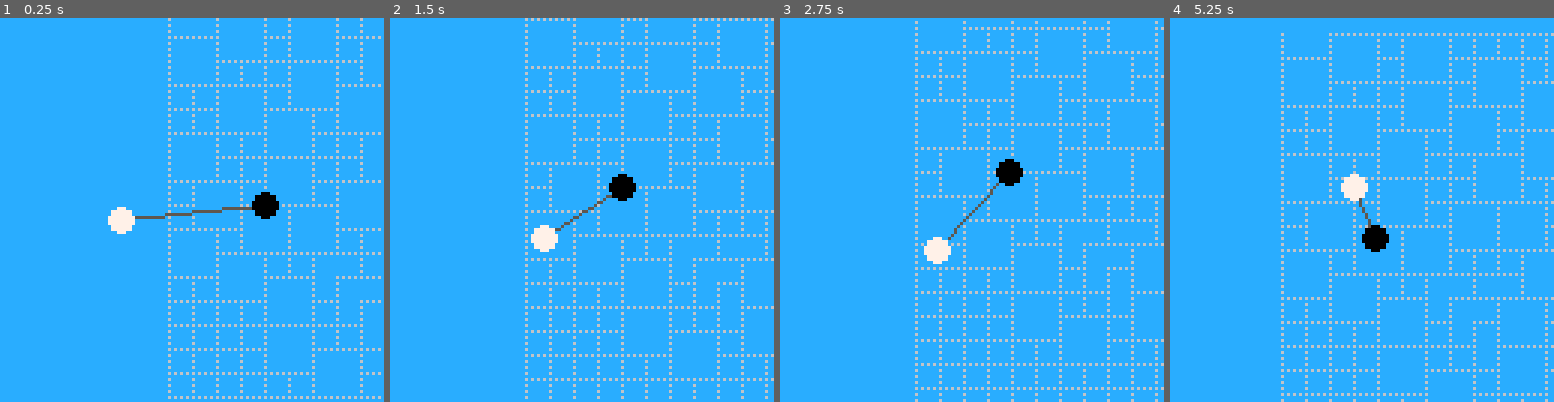
Above: before the commit, frames 1-4 (left to right).
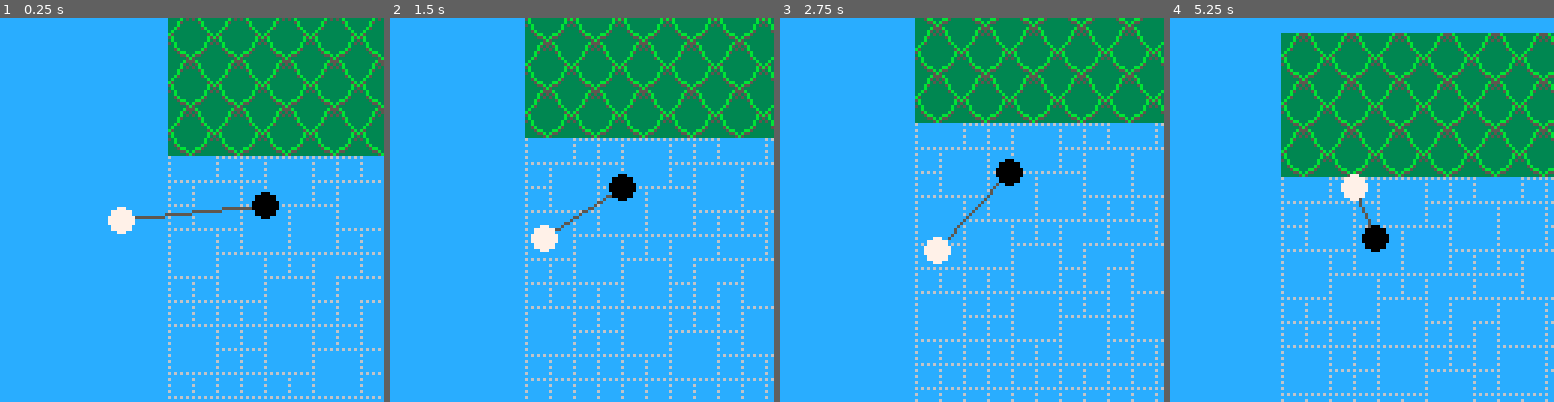
Above: after the commit, the same moments.

Repository: slembcke/ggj22
Game: PICO-8 cartridge ggj22.p8
Two runs of this game, one before a commit and one after it. Both use one fixed random seed, a clock stepped at 60 frames per second and the inputs below.
Inputs:
- Up to frame 1 (0.25 s): no input
- Up to frame 2 (1.5 s): tap O (Z key) at 0.33, 0.7, 1.43 s; tap X (X key) at 1.07 s
- Up to frame 3 (2.75 s): hold Left 1.97-2.37 s; tap X (X key) at 2.07, 2.4, 2.73 s; tap O (Z key) at 2.22 s; hold Down from 2.42 s (still down)
- Up to frame 4 (5.25 s): release Down at 2.82 s; hold Right 2.87-3.53 s; tap X (X key) every 0.33 s from 3.07 to 5.07 s; tap O (Z key) at 3.1, 3.98, 4.87 s; hold Up 3.58-4.08 s; hold Right 4.13-4.53 s; hold Down 4.58-5.08 s; hold Left from 5.13 s (still down)

The runs differ from the first frame. In frame 1, 20% of the frame differs, in the area x 43-100%, y 0-92%; in frame 2, 20%; in frame 3, 18%; in frame 4, 27%, in the area x 28-100%, y 3-97%.

Commit message:
Initial Push - Added Leaf tile

Diff:
--- a/ggj22.p8
+++ b/ggj22.p8
@@ -100,14 +100,13 @@
 
 
 
-
 __map__
-1112010201010201010101010201010101010101010101010101010101010000000000000000000000000000000000000000000000000000000000000000000000000000000000000000000000000000000000000000000000000000000000000000000000000000000000000000000000000000000000000000000000000000
-0102111201111201010201111201010201020101010101010101010101010000000000000000000000000000000000000000000000000000000000000000000000000000000000000000000000000000000000000000000000000000000000000000000000000000000000000000000000000000000000000000000000000000
-1112010101010201111201020102111211120101010101010101010101010000000000000000000000000000000000000000000000000000000000000000000000000000000000000000000000000000000000000000000000000000000000000000000000000000000000000000000000000000000000000000000000000000
-0101010201111201020111121101020101010101010101010101010101010000000000000000000000000000000000000000000000000000000000000000000000000000000000000000000000000000000000000000000000000000000000000000000000000000000000000000000000000000000000000000000000000000
-0101111201020111120101020111120101010101010101010101010101010000000000000000000000000000000000000000000000000000000000000000000000000000000000000000000000000000000000000000000000000000000000000000000000000000000000000000000000000000000000000000000000000000
-0102010111120101010211120102010201010101010101010101010101010000000000000000000000000000000000000000000000000000000000000000000000000000000000000000000000000000000000000000000000000000000000000000000000000000000000000000000000000000000000000000000000000000
+0304030403040304030403040304030403040304030403040304030403040000000000000000000000000000000000000000000000000000000000000000000000000000000000000000000000000000000000000000000000000000000000000000000000000000000000000000000000000000000000000000000000000000
+1314131413141314131413141314131413141314131413141314131413140000000000000000000000000000000000000000000000000000000000000000000000000000000000000000000000000000000000000000000000000000000000000000000000000000000000000000000000000000000000000000000000000000
+0304030403040304030403040304030403040304030403040304030403040000000000000000000000000000000000000000000000000000000000000000000000000000000000000000000000000000000000000000000000000000000000000000000000000000000000000000000000000000000000000000000000000000
+1314131413141314131413141314131413141314131413141314131413140000000000000000000000000000000000000000000000000000000000000000000000000000000000000000000000000000000000000000000000000000000000000000000000000000000000000000000000000000000000000000000000000000
+0304030403040304030403040304030403040304030403040304030403040000000000000000000000000000000000000000000000000000000000000000000000000000000000000000000000000000000000000000000000000000000000000000000000000000000000000000000000000000000000000000000000000000
+1314131413141314131413141314131413141314131413141314131413140000000000000000000000000000000000000000000000000000000000000000000000000000000000000000000000000000000000000000000000000000000000000000000000000000000000000000000000000000000000000000000000000000
 1112010101020101111201011112111201020101010101010101010101010000000000000000000000000000000000000000000000000000000000000000000000000000000000000000000000000000000000000000000000000000000000000000000000000000000000000000000000000000000000000000000000000000
 0101020111120101020102010102010111120101010101010101010101010000000000000000000000000000000000000000000000000000000000000000000000000000000000000000000000000000000000000000000000000000000000000000000000000000000000000000000000000000000000000000000000000000
 0111120102010211121112011112010102010101010101010101010101010000000000000000000000000000000000000000000000000000000000000000000000000000000000000000000000000000000000000000000000000000000000000000000000000000000000000000000000000000000000000000000000000000
@@ -115,8 +114,8 @@
 1112010201010102010211120102010201010201010101010101010101010000000000000000000000000000000000000000000000000000000000000000000000000000000000000000000000000000000000000000000000000000000000000000000000000000000000000000000000000000000000000000000000000000
 0101111201021101020102011101020102111201010101010101010101010000000000000000000000000000000000000000000000000000000000000000000000000000000000000000000000000000000000000000000000000000000000000000000000000000000000000000000000000000000000000000000000000000
 0101010111120111011112010111121112010101010101010101010101010000000000000000000000000000000000000000000000000000000000000000000000000000000000000000000000000000000000000000000000000000000000000000000000000000000000000000000000000000000000000000000000000000
-0101010101020101110102011101020101010102010101010101010101010000000000000000000000000000000000000000000000000000000000000000000000000000000000000000000000000000000000000000000000000000000000000000000000000000000000000000000000000000000000000000000000000000
-0101010111120102011112010211120101011112010101010101010101010000000000000000000000000000000000000000000000000000000000000000000000000000000000000000000000000000000000000000000000000000000000000000000000000000000000000000000000000000000000000000000000000000
+0102010101020101110102011101020101010102010101010101010101010000000000000000000000000000000000000000000000000000000000000000000000000000000000000000000000000000000000000000000000000000000000000000000000000000000000000000000000000000000000000000000000000000
+1112010111120102011112010211120101011112010101010101010101010000000000000000000000000000000000000000000000000000000000000000000000000000000000000000000000000000000000000000000000000000000000000000000000000000000000000000000000000000000000000000000000000000
 0101010101011112010101111201010201110102010101010101010101010000000000000000000000000000000000000000000000000000000000000000000000000000000000000000000000000000000000000000000000000000000000000000000000000000000000000000000000000000000000000000000000000000
 0101010101010101010101010101110102011112010201010101010101010000000000000000000000000000000000000000000000000000000000000000000000000000000000000000000000000000000000000000000000000000000000000000000000000000000000000000000000000000000000000000000000000000
 0101010101010101010101010101011112010101111201010101010101010000000000000000000000000000000000000000000000000000000000000000000000000000000000000000000000000000000000000000000000000000000000000000000000000000000000000000000000000000000000000000000000000000
Not shown, changed: 17 lines of the sprite sheet (__gfx__) section of ggj22.p8
